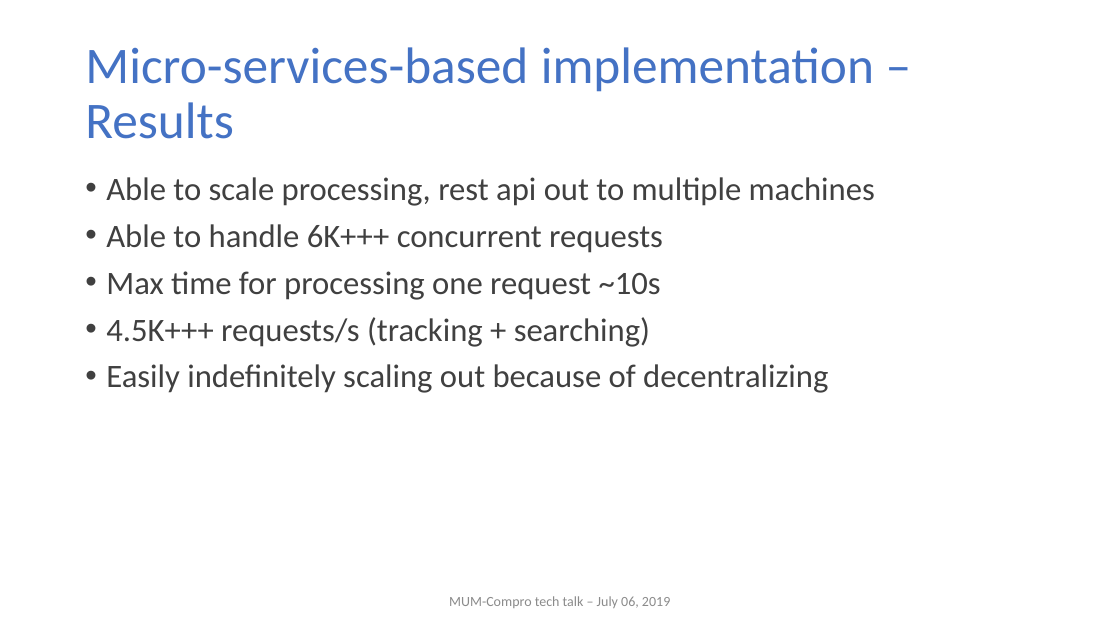
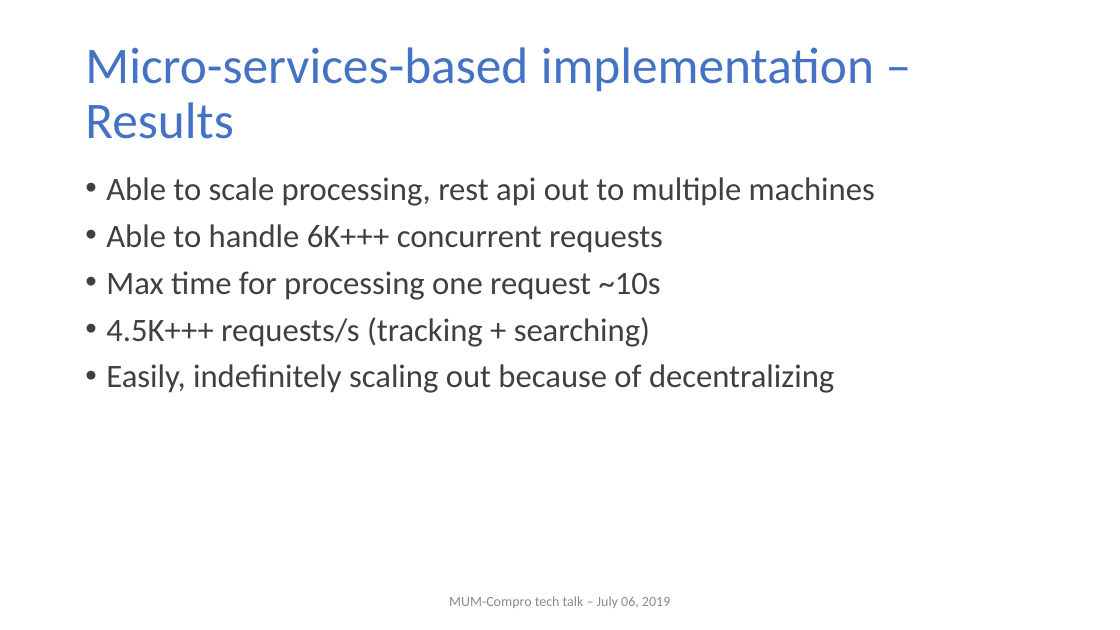
Before and after one commit to nghianghesi/hms, a slide deck: slide 20 of slide.pptx. Drawn at 1120x630 pixels with LibreOffice and Linux fonts; fonts in the diff are those of the drawing; background and template pictures are left out. Boxes give left, top, right and bottom in pixels: in the first picture for what was removed or moved away, otherwise in the second. Text is boxed around its words. In the diff, an @@ line names an element or a change of style, - is before the commit and + after.

```diff
--- a/slide.pptx
+++ b/slide.pptx
@@ text at [106,364,834,393]: text changed @@
-• Easily indefinitely scaling out because of decentralizing
+• Easily, indefinitely scaling out because of decentralizing
```
Also in this commit, not shown: 3 other slides changed.
